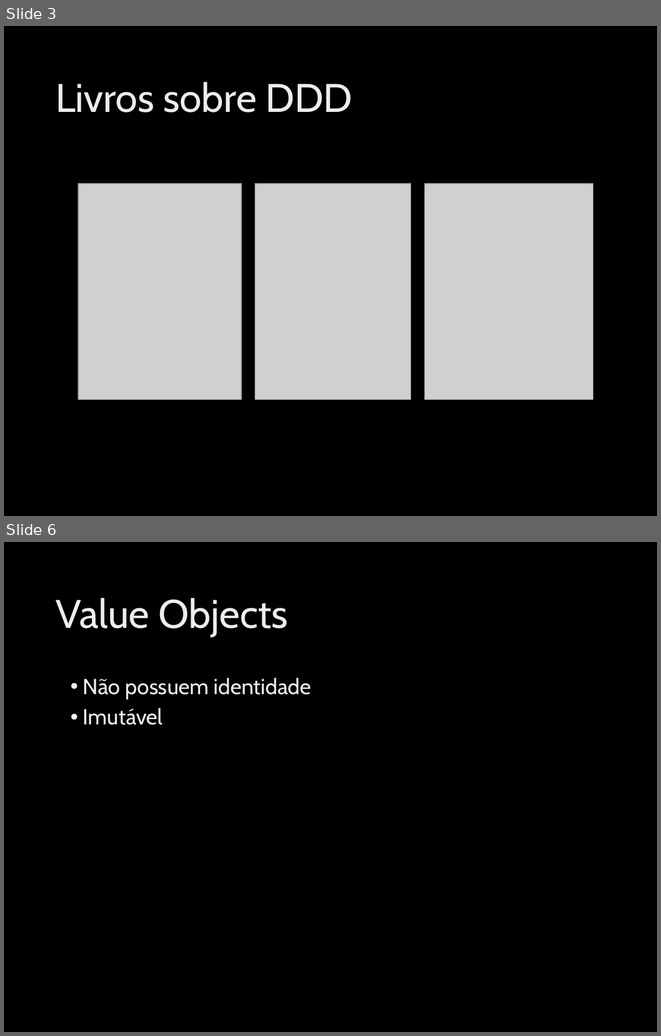
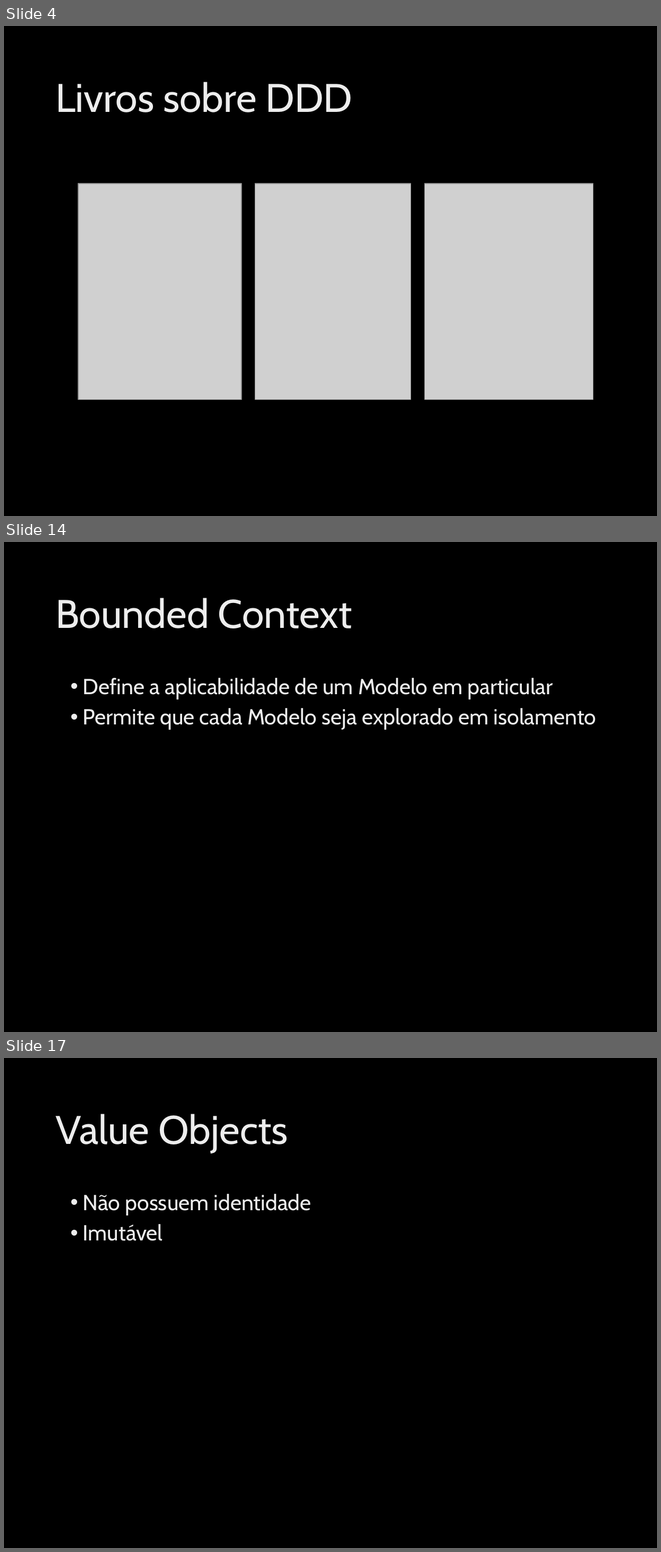
Before and after one commit to ivanpaulovich/event-sourcing-jambo, a slide deck: docs/Introdução ao Domain-Driven-Design (DDD).pptx. Shown one above the other, each under a label of ours: slides 3 and 6 before the commit, slides 4, 14 and 17 after it; the slides between them are not shown. The pictures are 661x1036 and 661x1552 pixels, drawn with LibreOffice and Linux fonts; fonts in the diff are those of the drawing; grey boxes stand for pictures; background and template pictures are left out. Boxes give left, top, right and bottom in pixels: in the first picture for what was removed or moved away, otherwise in the second. Text is boxed around its words. In the diff, an @@ line names an element or a change of style, - is before the commit and + after.

```diff
--- a/docs/Introdução ao Domain-Driven-Design (DDD).pptx
+++ b/docs/Introdução ao Domain-Driven-Design (DDD).pptx
@@ slide 14 added at box(4, 542, 657, 1032), background picture (left out) @@
@@ title added at box(55, 598, 352, 628), 44 pt, text gradient #DEDEDE to #EDEDED to #FFFFFF @@
+Bounded Context
@@ text added at box(83, 678, 597, 730), 24 pt, text gradient #DEDEDE to #EDEDED to #FFFFFF @@
+• Define a aplicabilidade de um Modelo em particular
+• Permite que cada Modelo seja explorado em isolamento
@@ what was slide 3 is now slide 4 @@
@@ what was slide 6 is now slide 17 @@
```
Also in this commit, not shown: 4 slides changed, 11 other slides added, 4 other files.
